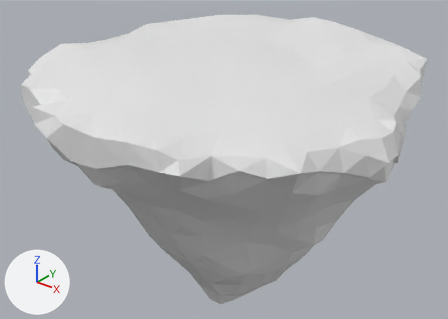
The Blender file Assets/Meshes/Island.blend as it was, and as the next commit left it.
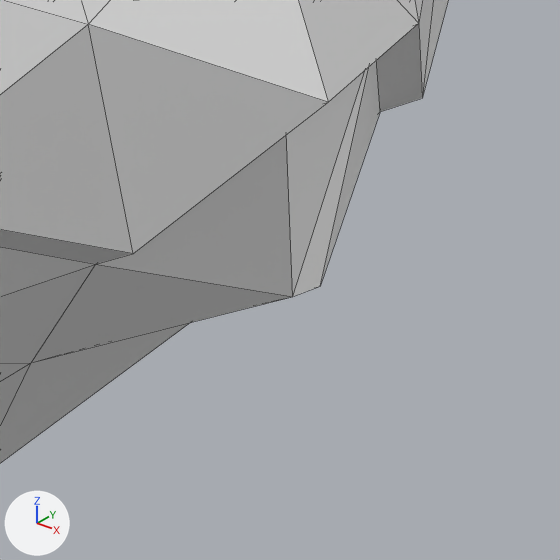
Each version appears first whole from a 50 mm camera at (4.4, -5.02, 5.97) aimed at (-0.18, 0.71, 2.42), and next in a close-up on the part from 80% to 92% of the width and 48% to 65% of the height. The axes (+X, +Y, +Z) are drawn at lower left. The lights are the same throughout. The close-ups show mesh edges as thin lines.

The first close-up shows 'Base', 'Floor'.
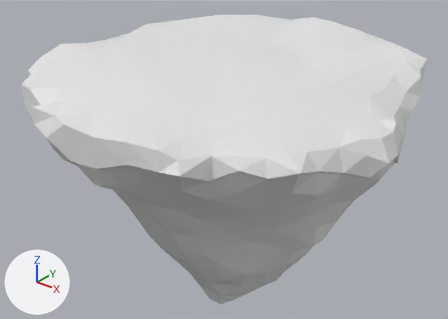
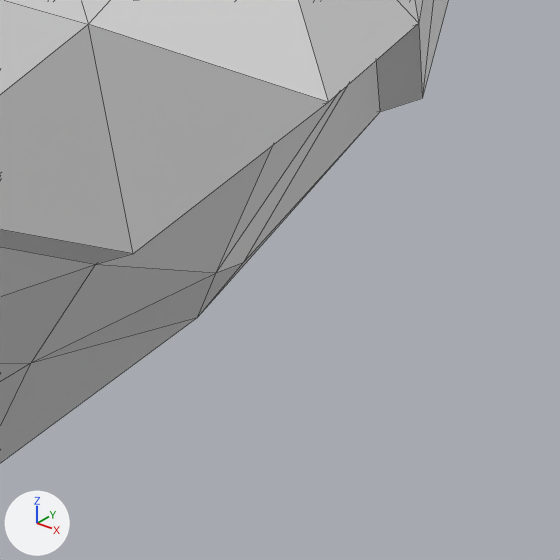
The change, as a list of edits to the scene's bpy script:
```text
Change me_cube_001:
    where me_cube_001.from_pydata(...)  # 405 vertices, 684 faces; spans x -0.81..0.8, y -0.84..0.83, z 0.1..0.96
    used by ob_base; location = (0.0, 0.697, 0.0); scale = (2.86, 2.86, 3.89)
    me_cube_001 part 1
    me_cube_001.vertices[255].co: (0.78, -0.14, 0.78) -> (0.75, -0.14, 0.78)  # pixel (292, 296) -> pixel (216, 272)
    me_cube_001.vertices[257].co: (0.78, -0.12, 0.78) -> (0.75, -0.12, 0.78)  # pixel (320, 286) -> pixel (243, 262)
```

Location of each change, (x1, y1, x2, y2) in pixels of the close-ups (560 x 560 px; the box of a moved part takes in the faces that stretch with it):
part 1 of me_cube_001, moved or reshaped
    both: (31, 64, 380, 363)
